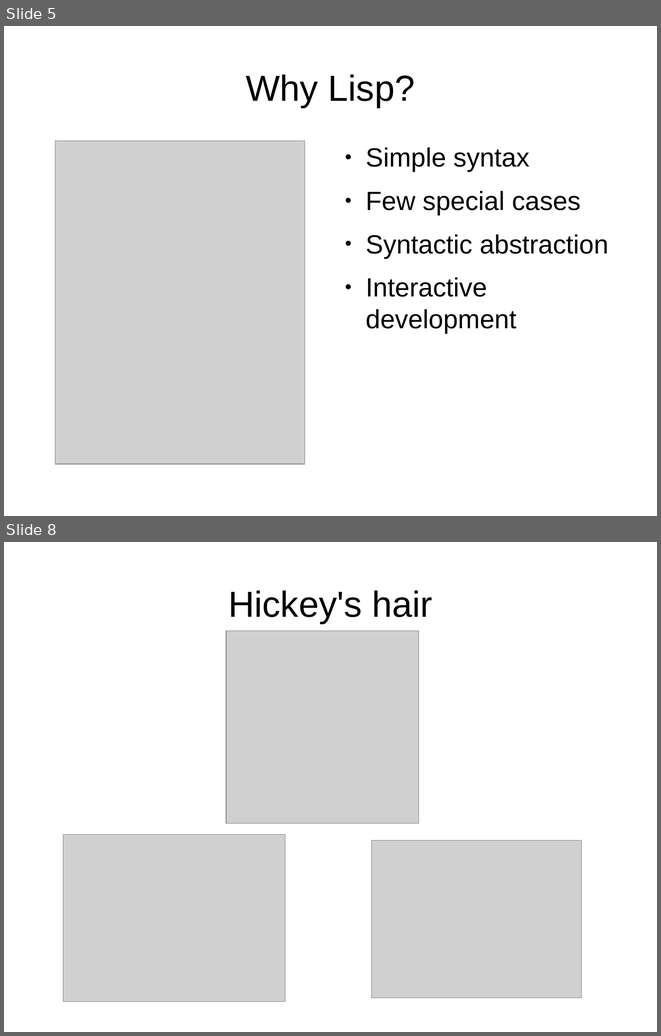
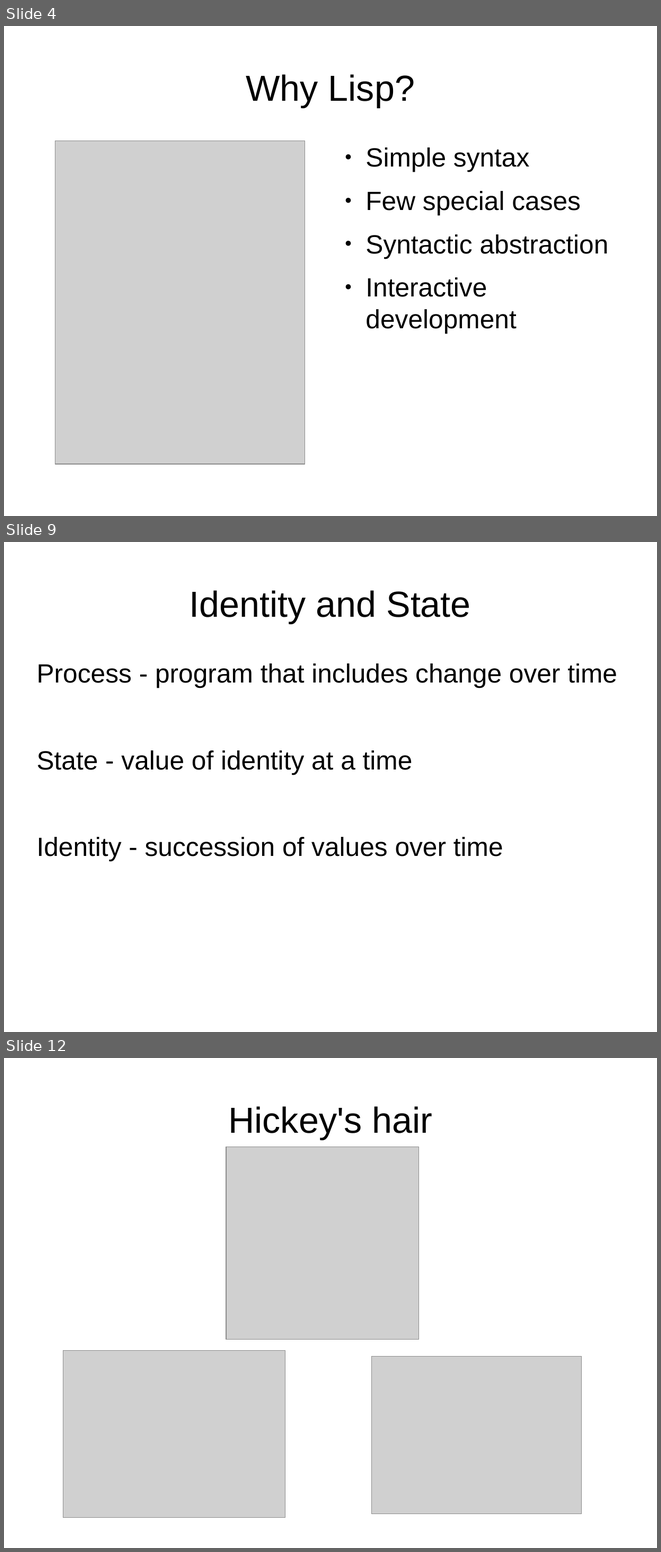
Before and after one commit to djwhitt/cposc2009, a slide deck: slides.odp. Shown one above the other, each under a label of ours: slides 5 and 8 before the commit, slides 4, 9 and 12 after it; the slides between them are not shown. The pictures are 661x1036 and 661x1552 pixels, drawn with LibreOffice and Linux fonts; fonts in the diff are those of the drawing; grey boxes stand for pictures. Boxes give left, top, right and bottom in pixels: in the first picture for what was removed or moved away, otherwise in the second. Text is boxed around its words. In the diff, an @@ line names an element or a change of style, - is before the commit and + after.

```diff
--- a/slides.odp
+++ b/slides.odp
@@ slide 9 added at (4,542,657,1032), background #FFFFFF @@
@@ title added at (190,590,471,623), 44 pt, text #000000 @@
+Identity and State
@@ text added at (37,663,617,861), 32 pt, text #000000 @@
+Process - program that includes change over time
+State - value of identity at a time
+Identity - succession of values over time
@@ what was slide 5 is now slide 4 @@
@@ what was slide 8 is now slide 12 @@
```
Also in this commit, not shown: 1 slide changed, 5 other slides added, 2 slides removed.
